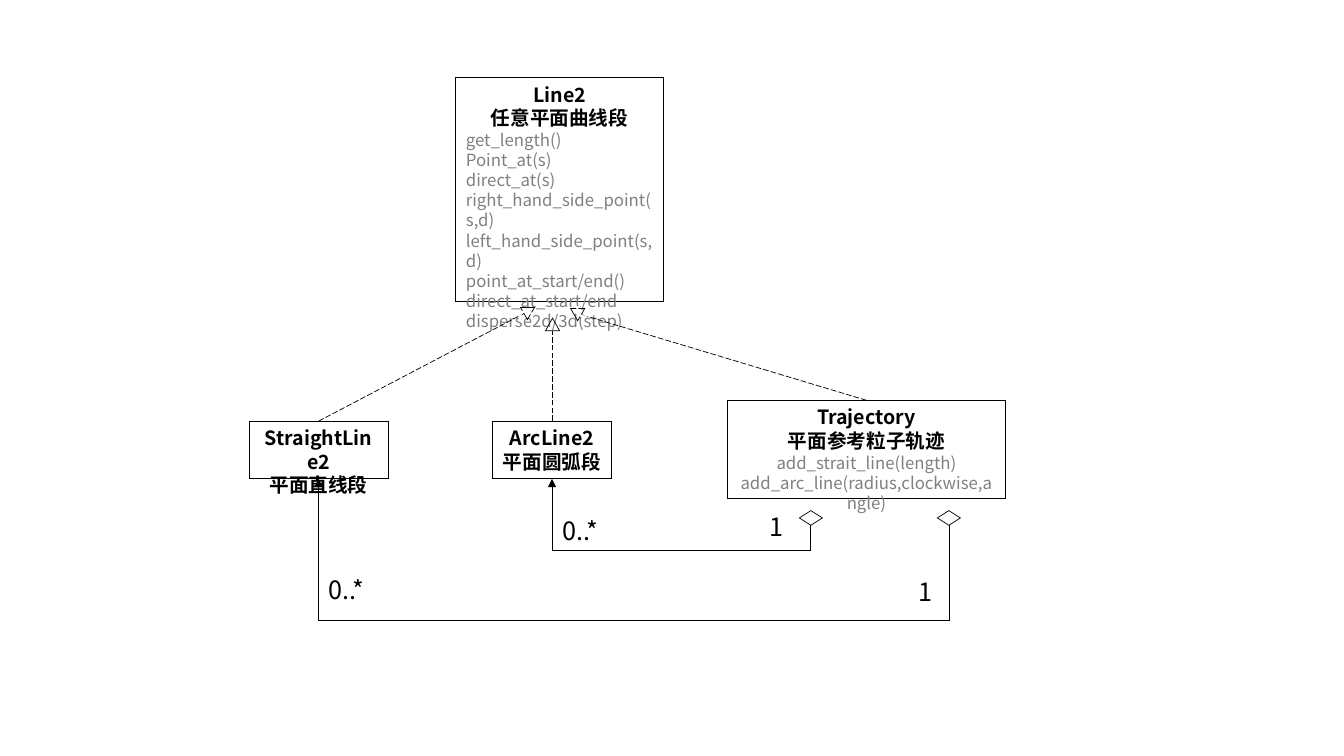
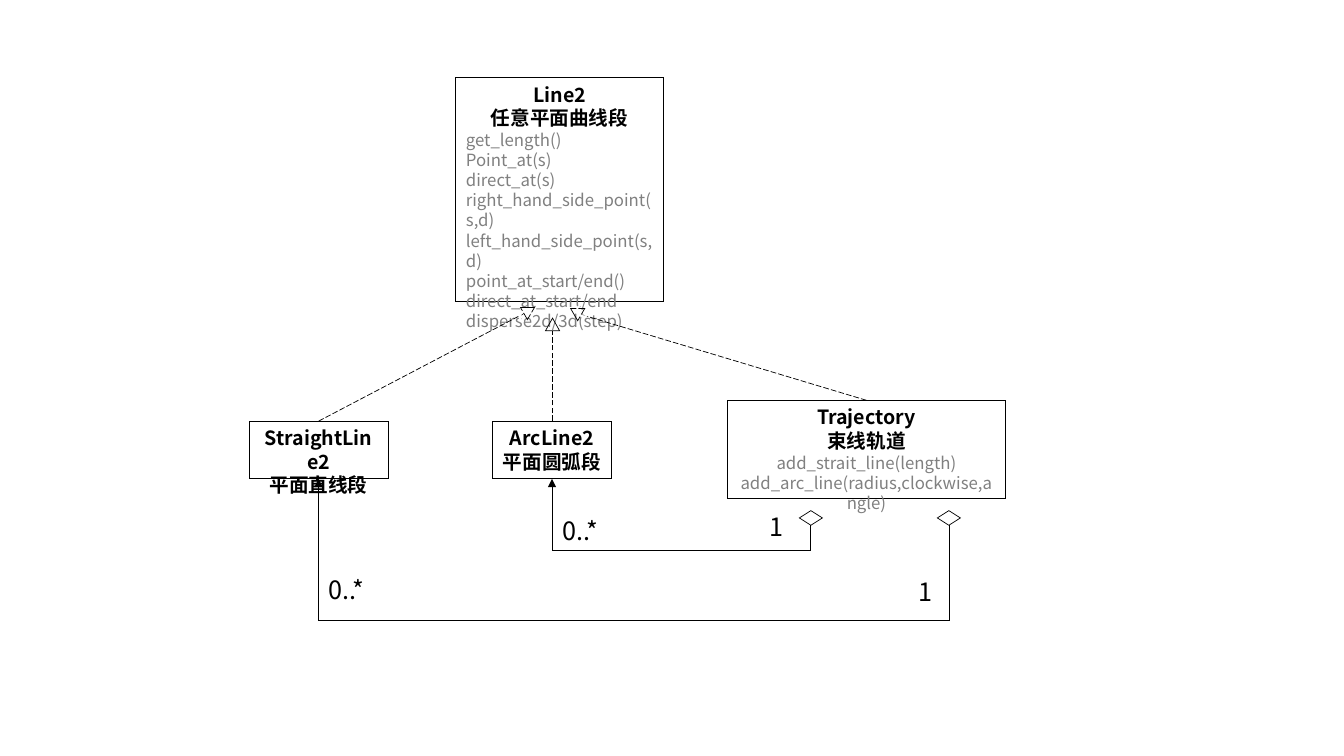
Before and after one commit to madokast/madokast.github.io.old, a slide deck: slide 6 of books/cct/cctpy/cctpy.pptx. Drawn at 1344x756 pixels with LibreOffice and Linux fonts; fonts in the diff are those of the drawing. Boxes give left, top, right and bottom in pixels: in the first picture for what was removed or moved away, otherwise in the second. Text is boxed around its words. In the diff, an @@ line names an element or a change of style, - is before the commit and + after.

```diff
--- a/books/cct/cctpy/cctpy.pptx
+++ b/books/cct/cctpy/cctpy.pptx
@@ text in rectangle at (827,428,905,450): text changed @@
-平面参考粒子轨迹
+束线轨道
```
Also in this commit, not shown: 4 other slides changed, 3 slides added, 8 other files.
